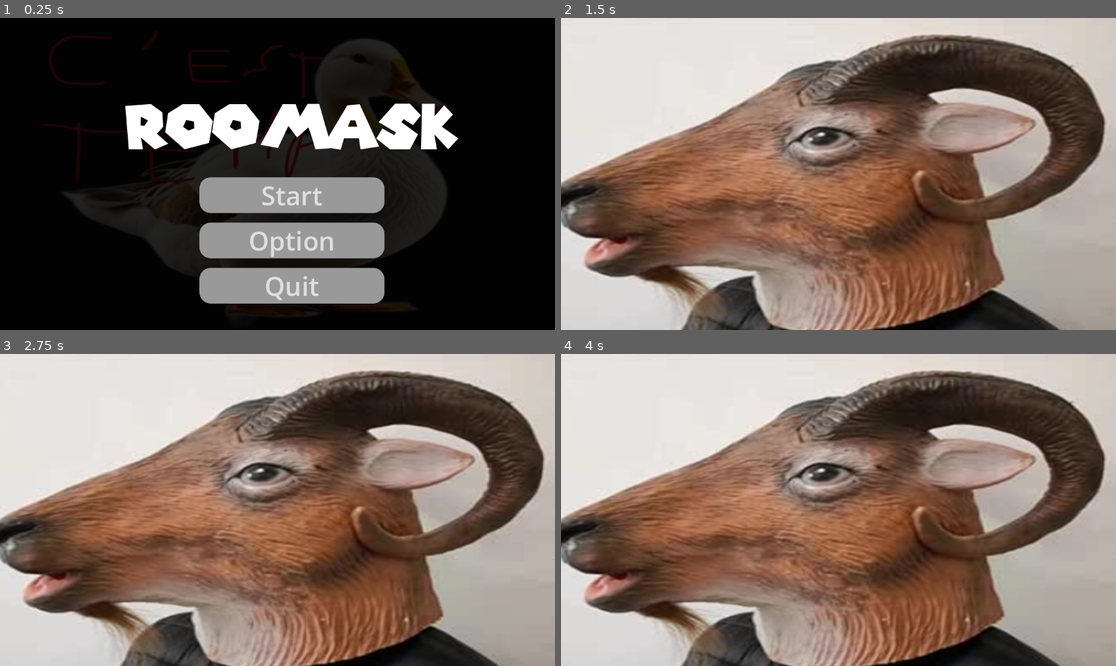
Above: before the commit, frames 1-4 (two rows, left to right).
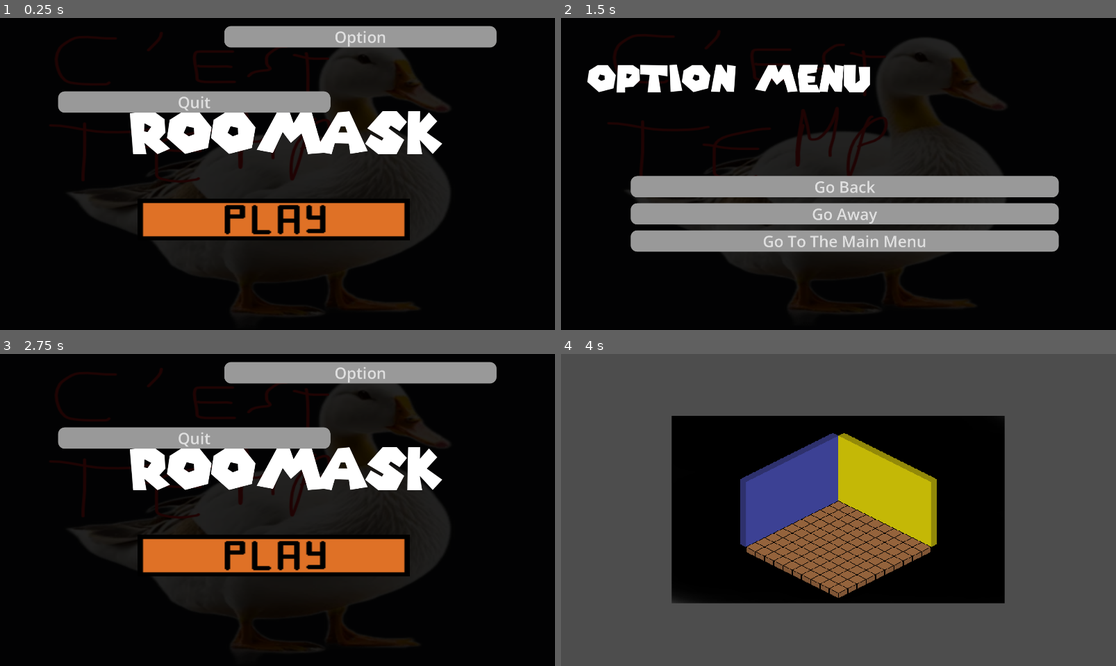
Above: after the commit, the same moments.

Repository: Jishuashi/GGJ2026-Roomask
Game: Godot game, scene res://Scenes/main_menu.tscn
The game is run twice, just before and just after one commit, with the same random seed, the same clock (stepped at 60 frames per second) and the same inputs.
Inputs (mouse positions are in pixels of both pictures, inside the frame that each line leads up to; where the layout moved, square brackets give the same spot in the first picture):
- Up to frame 1 (0.25 s): no input
- Up to frame 2 (1.5 s): click "Option" at 0.5 s; click (888, 202) [1110, 323] at 1.25 s
- Up to frame 3 (2.75 s): click (283, 522) at 2 s, where only the run after the commit has a clickable "Go Back"
- Up to frame 4 (4 s): click (832, 556) at 2.77 s; tap Enter at 3.5 s

The runs differ from the first frame. In frame 1, 26% of the frame differs, in the area x 7-90%, y 2-92%; in frame 2, 96%; in frame 3, 96%, in the area x 0-100%, y 0-100%; in frame 4, 95%.

Commit message:
modification du menu

Diff:
--- a/Scenes/main_menu.tscn
+++ b/Scenes/main_menu.tscn
@@ -4,15 +4,13 @@
 [ext_resource type="Texture2D" uid="uid://r81prq155wgp" path="res://Assets/menu temp.png" id="1_28flt"]
 [ext_resource type="FontFile" uid="uid://b4snijaxcpspg" path="res://Assets/SuperMario256.ttf" id="2_48xlc"]
 [ext_resource type="AudioStream" uid="uid://hjtkseyspxqy" path="res://Assets/menu theme.wav" id="4_ce3w2"]
+[ext_resource type="Texture2D" uid="uid://chho8pfbflry8" path="res://Assets/start.png" id="5_n45e2"]
 
 [sub_resource type="StyleBoxTexture" id="StyleBoxTexture_28flt"]
 texture = ExtResource("1_28flt")
 
-[sub_resource type="StyleBoxFlat" id="StyleBoxFlat_erv1k"]
-corner_radius_top_left = 23
-corner_radius_top_right = 23
-corner_radius_bottom_right = 23
-corner_radius_bottom_left = 23
+[sub_resource type="StyleBoxTexture" id="StyleBoxTexture_opfnp"]
+texture = ExtResource("5_n45e2")
 
 [sub_resource type="StyleBoxFlat" id="StyleBoxFlat_28flt"]
 border_color = Color(0, 0, 0, 1)
@@ -24,6 +22,12 @@
 expand_margin_top = 5.0
 expand_margin_right = 5.0
 expand_margin_bottom = 5.0
+
+[sub_resource type="StyleBoxFlat" id="StyleBoxFlat_erv1k"]
+corner_radius_top_left = 23
+corner_radius_top_right = 23
+corner_radius_bottom_right = 23
+corner_radius_bottom_left = 23
 
 [node name="MainMenu" type="Control" unique_id=874469002]
 layout_mode = 3
@@ -43,10 +47,10 @@
 anchors_preset = 15
 anchor_right = 1.0
 anchor_bottom = 1.0
-offset_left = -508.0
-offset_top = -335.0
-offset_right = 583.0
-offset_bottom = 335.0
+offset_left = -880.0
+offset_top = -556.0
+offset_right = 981.0
+offset_bottom = 558.0
 grow_horizontal = 2
 grow_vertical = 2
 theme_override_styles/panel = SubResource("StyleBoxTexture_28flt")
@@ -65,7 +69,7 @@
 grow_horizontal = 2
 grow_vertical = 2
 theme_override_fonts/font = ExtResource("2_48xlc")
-theme_override_font_sizes/font_size = 128
+theme_override_font_sizes/font_size = 200
 text = "roomask
 "
 
@@ -75,32 +79,38 @@
 anchor_top = 0.5
 anchor_right = 1.0
 anchor_bottom = 0.5
-offset_left = -79.0
+offset_left = -384.0
 offset_top = 7.0
-offset_right = 222.0
+offset_right = 475.0
 offset_bottom = 297.0
 grow_horizontal = 2
 grow_vertical = 2
 theme_override_constants/separation = 20
 
-[node name="Button" type="Button" parent="VBoxContainer" unique_id=426566065]
-layout_mode = 2
+[node name="main_menu_song" type="AudioStreamPlayer" parent="." unique_id=158410038]
+stream = ExtResource("4_ce3w2")
+volume_db = -30.0
+autoplay = true
+
+[node name="Button" type="Button" parent="." unique_id=426566065]
+layout_mode = 0
+offset_left = -401.0
+offset_top = 86.0
+offset_right = 541.0
+offset_bottom = 230.0
 theme_override_font_sizes/font_size = 54
-theme_override_styles/normal = SubResource("StyleBoxFlat_erv1k")
+theme_override_styles/normal = SubResource("StyleBoxTexture_opfnp")
 theme_override_styles/pressed = SubResource("StyleBoxFlat_28flt")
 theme_override_styles/hover = SubResource("StyleBoxFlat_28flt")
-text = "Start"
+text = "
+"
 
-[node name="Button2" type="Button" parent="VBoxContainer" unique_id=825282592]
-layout_mode = 2
-theme_override_font_sizes/font_size = 54
-theme_override_styles/normal = SubResource("StyleBoxFlat_erv1k")
-theme_override_styles/pressed = SubResource("StyleBoxFlat_28flt")
-theme_override_styles/hover = SubResource("StyleBoxFlat_28flt")
-text = "Option"
-
-[node name="Button3" type="Button" parent="VBoxContainer" unique_id=1256089332]
-layout_mode = 2
+[node name="Button3" type="Button" parent="." unique_id=1256089332]
+layout_mode = 0
+offset_left = -676.0
+offset_top = -286.0
+offset_right = 266.0
+offset_bottom = -212.0
 theme_override_font_sizes/font_size = 54
 theme_override_styles/normal = SubResource("StyleBoxFlat_erv1k")
 theme_override_styles/pressed = SubResource("StyleBoxFlat_28flt")
@@ -108,11 +118,18 @@
 text = "Quit
 "
 
-[node name="main_menu_song" type="AudioStreamPlayer" parent="." unique_id=158410038]
-stream = ExtResource("4_ce3w2")
-volume_db = -30.0
-autoplay = true
+[node name="Button2" type="Button" parent="." unique_id=825282592]
+layout_mode = 0
+offset_left = -101.0
+offset_top = -512.0
+offset_right = 841.0
+offset_bottom = -438.0
+theme_override_font_sizes/font_size = 54
+theme_override_styles/normal = SubResource("StyleBoxFlat_erv1k")
+theme_override_styles/pressed = SubResource("StyleBoxFlat_28flt")
+theme_override_styles/hover = SubResource("StyleBoxFlat_28flt")
+text = "Option"
 
-[connection signal="pressed" from="VBoxContainer/Button" to="." method="_on_start_pressed"]
-[connection signal="pressed" from="VBoxContainer/Button2" to="." method="_on_option_pressed"]
-[connection signal="pressed" from="VBoxContainer/Button3" to="." method="_on_quit_pressed"]
+[connection signal="pressed" from="Button" to="." method="_on_start_pressed"]
+[connection signal="pressed" from="Button3" to="." method="_on_quit_pressed"]
+[connection signal="pressed" from="Button2" to="." method="_on_option_pressed"]
--- a/project.godot
+++ b/project.godot
@@ -15,6 +15,13 @@
 config/features=PackedStringArray("4.6", "Forward Plus")
 config/icon="res://Assets/icon.svg"
 
+[display]
+
+window/size/viewport_width=1920
+window/size/viewport_height=1080
+window/size/mode=2
+window/size/resizable=false
+
 [physics]
 
 3d/physics_engine="Jolt Physics"
Binary file added: Assets/start.png
Not shown, added: Assets/start.png.import
